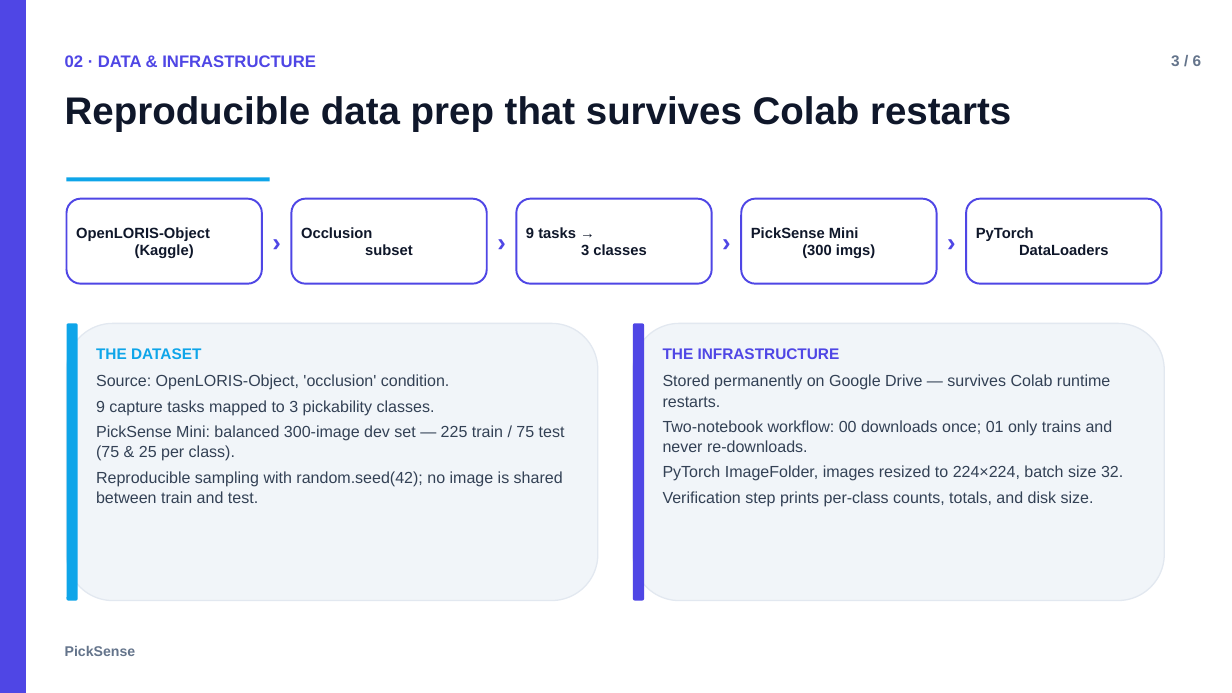
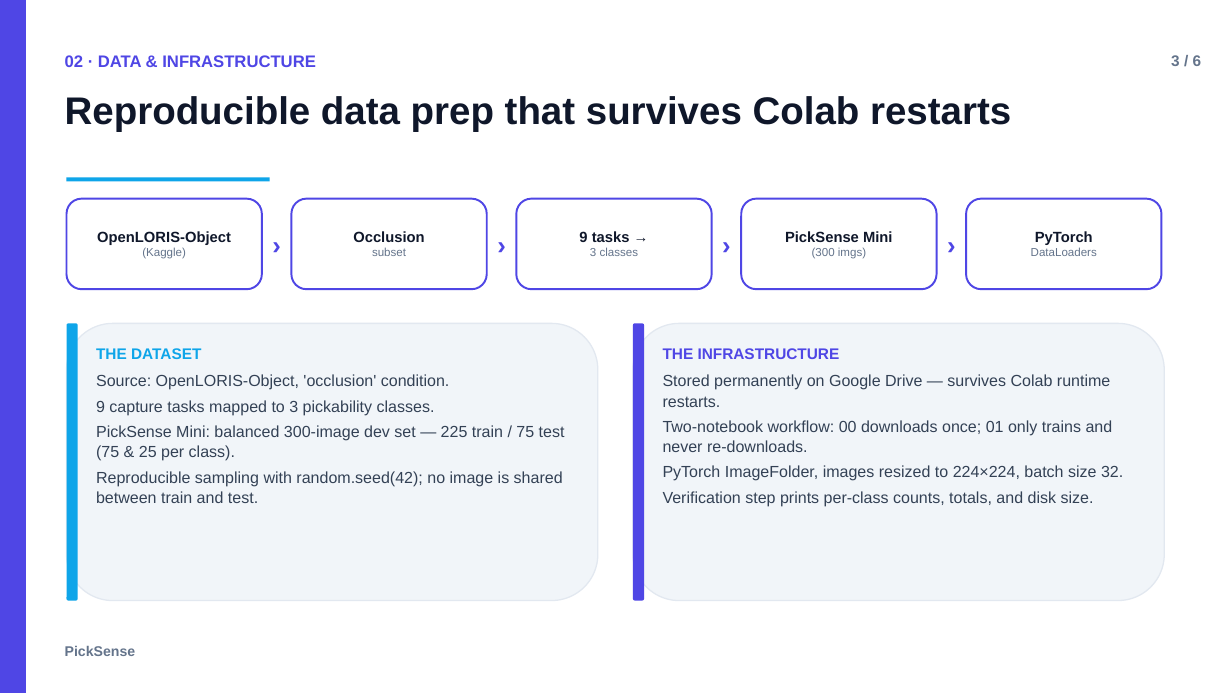
Before and after one commit to thany-8/picksense, a slide deck: slide 3 of reports/PickSense_Presentation.pptx. Drawn at 1232x693 pixels with LibreOffice and Linux fonts; fonts in the diff are those of the drawing. Boxes give left, top, right and bottom in pixels: in the first picture for what was removed or moved away, otherwise in the second. Text is boxed around its words. In the diff, an @@ line names an element or a change of style, - is before the commit and + after.

Commit message:
Add updated presentation file

```diff
--- a/reports/PickSense_Presentation.pptx
+++ b/reports/PickSense_Presentation.pptx
@@ rounded rectangle "OpenLORIS-Object": place and size @@
-rounded rectangle "OpenLORIS-Object" at [67, 199, 262, 284]
+rounded rectangle "OpenLORIS-Object" at [67, 199, 262, 289]
@@ text "›" rewrapped from [260, 199, 293, 284] to [260, 199, 293, 289] @@
@@ rounded rectangle "Occlusion": place and size @@
-rounded rectangle "Occlusion" at [291, 199, 486, 284]
+rounded rectangle "Occlusion" at [291, 199, 486, 289]
@@ text "›" rewrapped from [485, 199, 518, 284] to [485, 199, 518, 289] @@
@@ rounded rectangle "9 tasks →": place and size @@
-rounded rectangle "9 tasks →" at [517, 199, 712, 284]
+rounded rectangle "9 tasks →" at [517, 199, 712, 289]
@@ text "›" rewrapped from [710, 199, 743, 284] to [710, 199, 743, 289] @@
@@ rounded rectangle "PickSense Mini": place and size @@
-rounded rectangle "PickSense Mini" at [741, 199, 936, 284]
+rounded rectangle "PickSense Mini" at [741, 199, 936, 289]
@@ text "›" rewrapped from [935, 199, 969, 284] to [935, 199, 969, 289] @@
@@ rounded rectangle "PyTorch": place and size @@
-rounded rectangle "PyTorch" at [967, 199, 1162, 284]
+rounded rectangle "PyTorch" at [967, 199, 1162, 289]
@@ text in rounded rectangle at [97, 231, 231, 259]: text changed @@
-OpenLORIS-Object
-(Kaggle)
+OpenLORIS-Object
+(Kaggle)
@@ text in rounded rectangle at [353, 231, 424, 256]: text changed @@
-Occlusion
-subset
+Occlusion
+subset
@@ text in rounded rectangle at [579, 230, 639, 256]: text changed; size 11.5 to 9 pt; text colour #0F172A to #64748B; bold off @@
-9 tasks →
-3 classes
+9 tasks →
+3 classes
@@ text in rounded rectangle at [785, 231, 893, 259]: text changed @@
-PickSense Mini
-(300 imgs)
+PickSense Mini
+(300 imgs)
@@ text in rounded rectangle at [1031, 231, 1097, 256]: text changed; size 11.5 to 9 pt; text colour #0F172A to #64748B; bold off @@
-PyTorch
-DataLoaders
+PyTorch
+DataLoaders
```
Also in this commit, not shown: 1 other slide changed, 1 other file.
